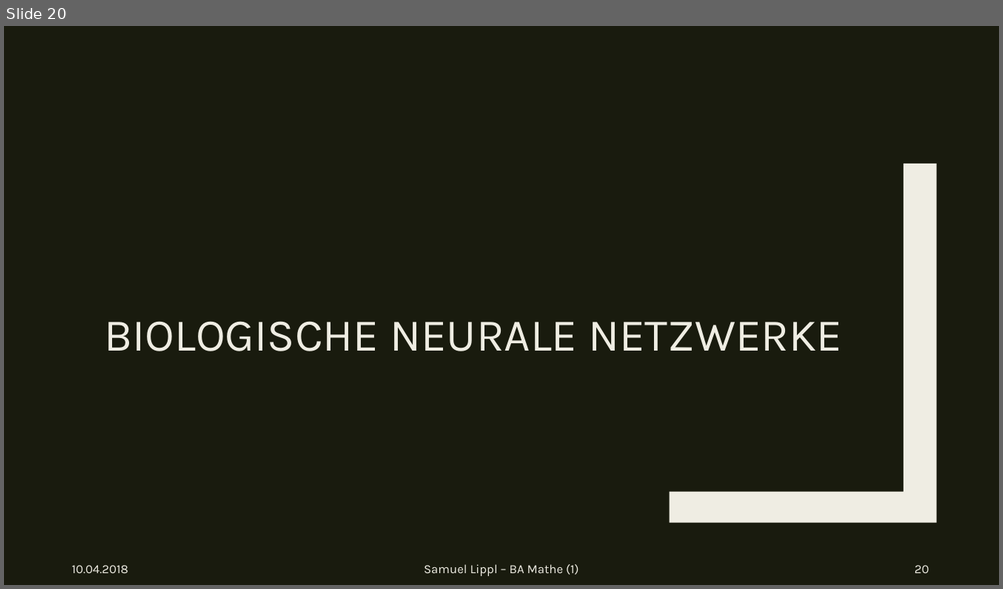
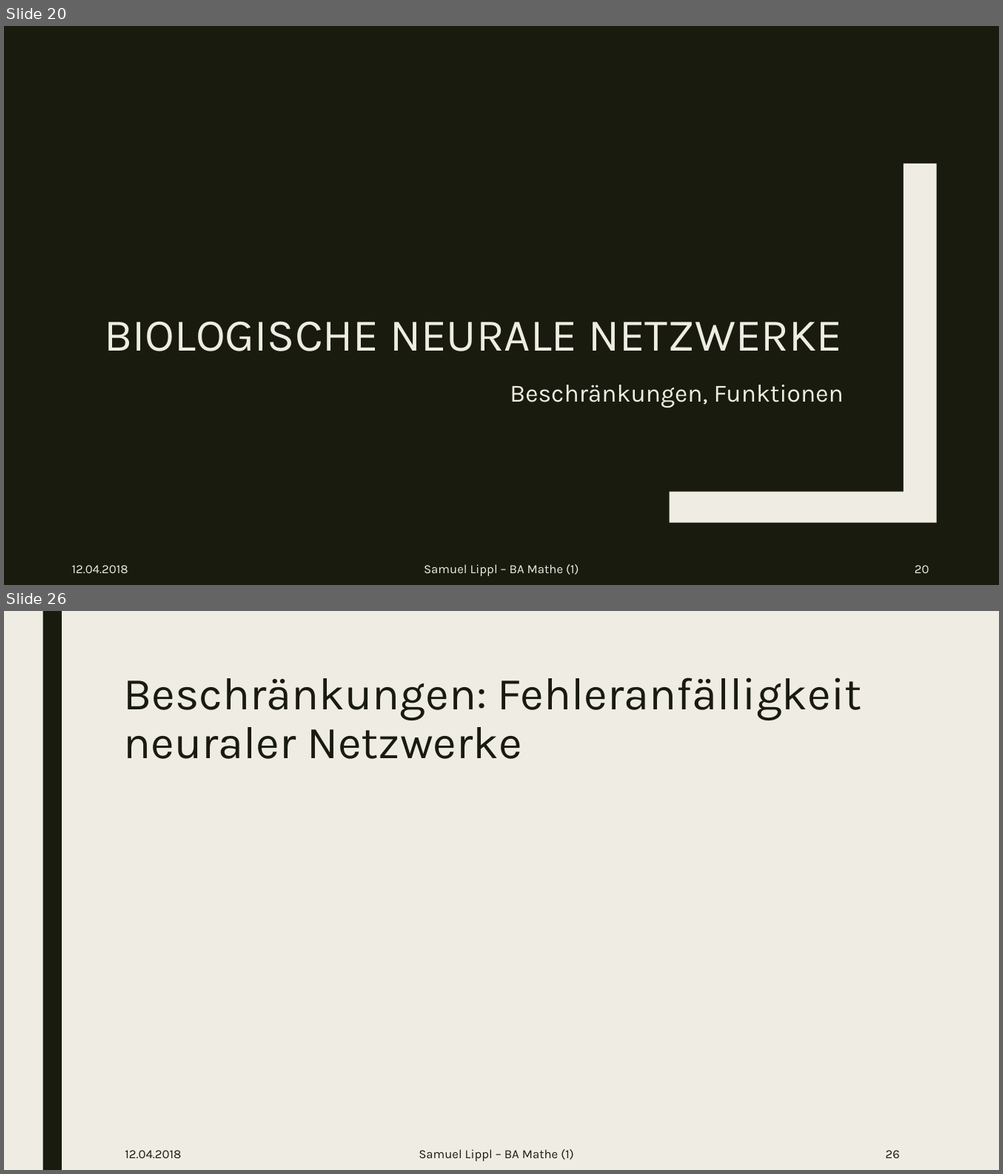
Before and after one commit to sflippl/ba-math, a slide deck: Neurale Netzwerke in silica und in vivo.pptx. Shown one above the other, each under a label of ours: slide 20 before the commit, slides 20 and 26 after it; the slides between them are not shown. The pictures are 1003x589 and 1003x1174 pixels, drawn with LibreOffice and Linux fonts; fonts in the diff are those of the drawing; grey boxes stand for pictures. Boxes give left, top, right and bottom in pixels: in the first picture for what was removed or moved away, otherwise in the second. Text is boxed around its words. In the diff, an @@ line names an element or a change of style, - is before the commit and + after.

```diff
--- a/Neurale Netzwerke in silica und in vivo.pptx
+++ b/Neurale Netzwerke in silica und in vivo.pptx
@@ slide 26 added at [4,611,999,1170], background #EFEDE3 @@
@@ rectangle added at [42,611,62,1170], fill #191B0E @@
@@ title added at [123,678,862,759], 44 pt, text #191B0E @@
+Beschränkungen: Fehleranfälligkeit neuraler Netzwerke
@@ text added at [125,1150,181,1159], 12 pt, text #191B0E @@
+12.04.2018
@@ text added at [418,1150,573,1162], 12 pt, text #191B0E @@
+Samuel Lippl – BA Mathe (1)
@@ page number added at [885,1150,899,1159], 12 pt, text #191B0E @@
+26
@@ slide 20 changed as well @@
@@ text added at [509,385,843,409], 24 pt, text #EFEDE3 @@
+Beschränkungen, Funktionen
@@ text at [72,565,128,574]: text changed @@
-10.04.2018
+12.04.2018
```
Also in this commit, not shown: 21 other slides changed, 10 other slides added, 10 other files.
